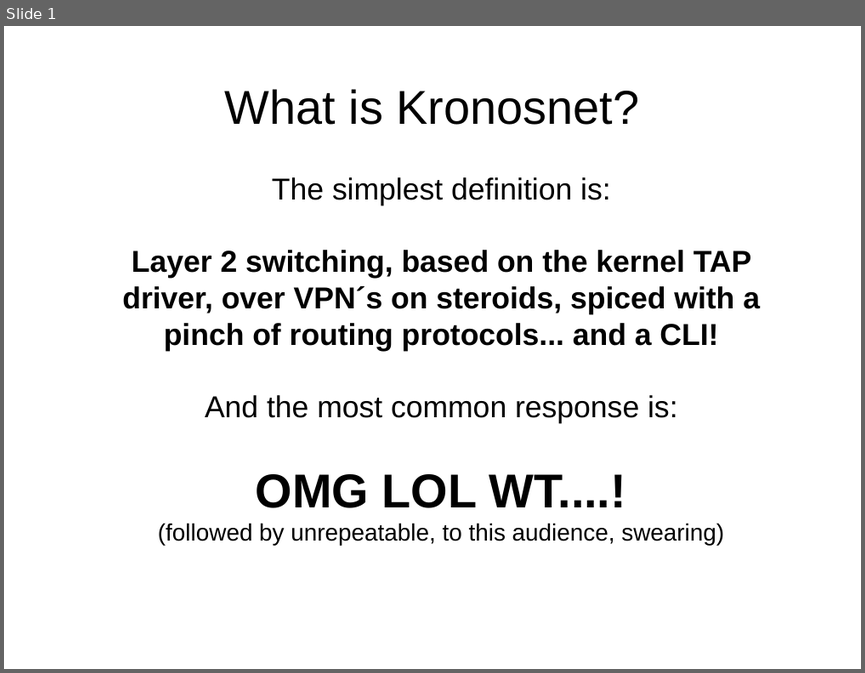
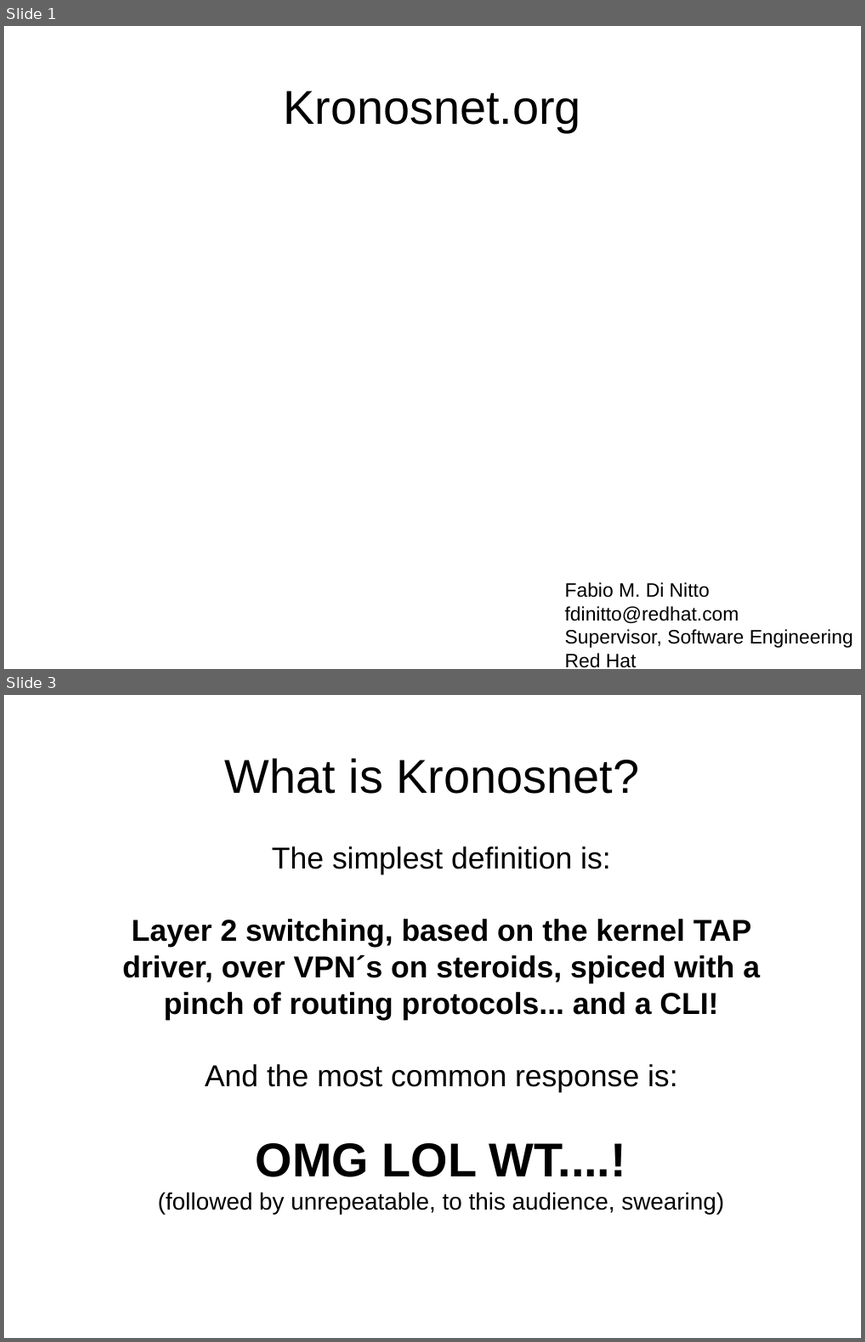
Before and after one commit to kronosnet/kronosnet, a slide deck: docs/kronosnet_architecture.odp. Shown one above the other, each under a label of ours: slide 1 before the commit, slides 1 and 3 after it; the slides between them are not shown. The pictures are 865x673 and 865x1342 pixels, drawn with LibreOffice and Linux fonts; fonts in the diff are those of the drawing. Boxes give left, top, right and bottom in pixels: in the first picture for what was removed or moved away, otherwise in the second. Text is boxed around its words. In the diff, an @@ line names an element or a change of style, - is before the commit and + after.

```diff
--- a/docs/kronosnet_architecture.odp
+++ b/docs/kronosnet_architecture.odp
@@ slide 1 added at bbox=[4, 26, 861, 669], background #FFFFFF @@
@@ title added at bbox=[283, 91, 581, 132], 44 pt, text #000000 @@
+Kronosnet.org
@@ text added at bbox=[565, 582, 853, 668], 18 pt, text #000000 @@
+Fabio M. Di Nitto
+fdinitto@redhat.com
+Supervisor, Software Engineering
+Red Hat
@@ what was slide 1 is now slide 3 @@
```
Also in this commit, not shown: 2 slides changed, 2 other slides added.
